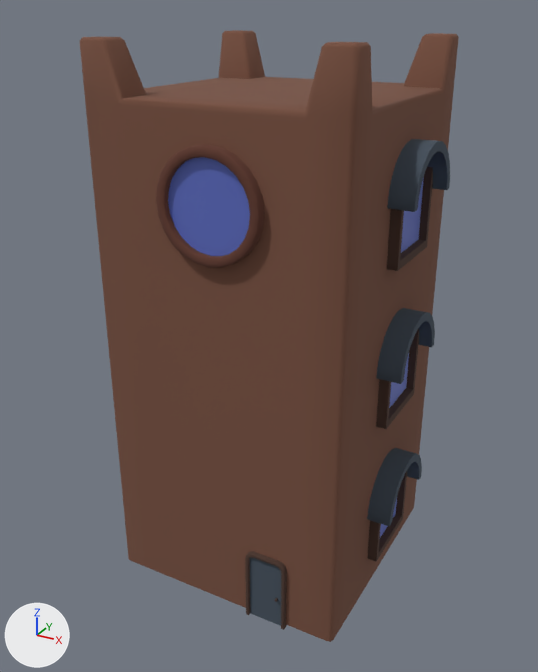
The FBX model Assets/models/Village/BuildingCluster_b03.fbx, before and after one commit.
Both versions are drawn from a 50 mm lens placed at (8.85, -14.39, 14.28), pointed at (0.31, 1.13, 6.52). The axes (+X, +Y, +Z) are drawn at lower left. The lights are the same throughout. Where no turn or scale is listed for an object, it has been applied to the vertices. Vertices at the same position are counted once.

The scene before the commit, as lines of its bpy script (objects in view):
```python
me_cube_038 = bpy.data.meshes.new('Cube.038')
me_cube_038.from_pydata(...)  # 1034 vertices, 921 faces; spans x -2.8..4.14, y -1.8..4.77, z -0.08..13.73
# faces by material slot: [146, 121, 13, 198, 276, 165, 2]
me_cube_038.materials.append(mat_buildingbasemat)  # brown #77503f
me_cube_038.materials.append(mat_buildingaccent_01)  # brown #623a2e
me_cube_038.materials.append(mat_window)  # blue #5c6bc1
me_cube_038.materials.append(mat_wood)  # brown #4c362d
me_cube_038.materials.append(mat_blue)  # dark blue #44505d
me_cube_038.materials.append(mat_wood_006)  # brown #4c362d
me_cube_038.materials.append(mat_blue_003)  # dark blue #44505d
ob_base_003 = bpy.data.objects.new('base.003', me_cube_038)
ob_base_003.location = (0.0, 0.0, 0.0)
```
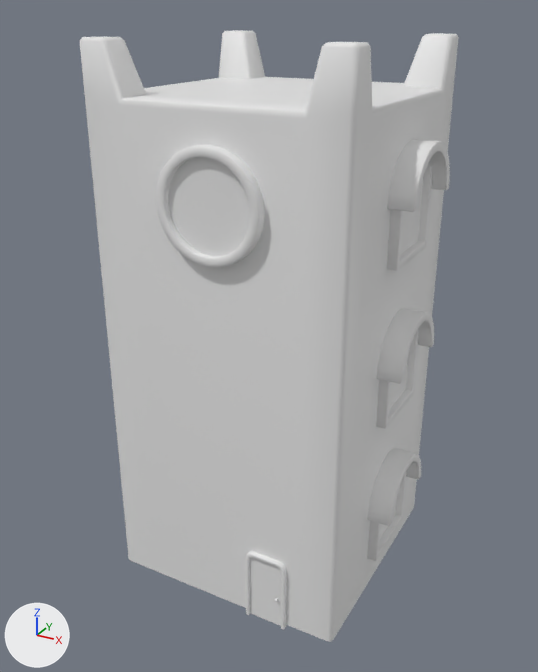
What differs and where, as boxes (x1, y1, x2, y2) in the pictures (538 x 672 px; the box of a moved part takes in the faces that stretch with it):
part 1 of me_cube_038, added: after (368, 471, 407, 561)
part 2 of me_cube_038, added: after (376, 329, 419, 429)
part 3 of me_cube_038, added: after (387, 166, 432, 271)
part 4 of me_cube_038, cut back: before (250, 308, 435, 626); after (367, 308, 432, 526)
part 5 of me_cube_038, moved or reshaped: before (387, 139, 450, 271); after (387, 140, 450, 212)
part 6 of me_cube_038, recoloured (brown to white): (80, 30, 459, 642) in both
part 7 of me_cube_038, recoloured (brown to white): (156, 144, 265, 268) in both
part 8 of me_cube_038, recoloured (blue to white): (168, 157, 423, 538) in both
part 9 of me_cube_038, recoloured: (389, 313, 434, 526) in both
part 10 of me_cube_038, recoloured (brown to white): (245, 551, 287, 630) in both

What the commit changed:
Material 'Bui,dingTallWindows' (mat_bui_dingtallwindows) is new.
Its base color is (0.8, 0.8, 0.8) (white #e7e7e7).
me_cube_038 is used by ob_base_003; location (0.0, 0.0, 0.0).
me_cube_038 had 1034 vertices, 921 faces and spanned x -2.8..4.14, y -1.8..4.77, z -0.08..13.73.
me_cube_038 no longer uses material mat_wood (brown #4c362d).
me_cube_038 no longer uses material mat_blue_003 (dark blue #44505d).
me_cube_038 now has 897 vertices, 725 faces and spans x -2.8..4.14, y -1.8..4.77, z -0.08..13.73.
me_cube_038 part 1: a new loose piece of 36 vertices spanning x 3.39..3.79, y 0.64..2.73, z 0.95..3.02, in mat_bui_dingtallwindows (white #e7e7e7).
me_cube_038 part 2: a new loose piece of 36 vertices spanning x 3.39..3.79, y 0.64..2.73, z 4.97..7.04, in mat_bui_dingtallwindows (white #e7e7e7).
me_cube_038 part 3: a new loose piece of 36 vertices spanning x 3.39..3.79, y 0.64..2.73, z 8.99..11.06, in mat_bui_dingtallwindows (white #e7e7e7).
me_cube_038 part 4: 71 vertices moved from x 3.21..4.14, y 0.42..2.93, z 2.37..7.65 to x 3.39..4.14, y 0.42..2.93, z 2.36..7.65; 235 vertices removed from x -2.08..4.14, y -1.69..4.08, z -0.08..7.65; 68 vertices added at x 3.39..4.14, y 0.42..2.95, z 2.36..7.64.
me_cube_038 part 5: 1 vertex moved within x 4.14, y 0.66, z 10.68; 162 vertices removed from x 3.21..4.14, y 0.42..2.95, z 8.99..11.67; 84 vertices added at x 3.39..4.14, y 0.42..2.95, z 10.39..11.66.
me_cube_038 part 6: 137 faces spanning x -2.8..3.55, y -1.57..4.77, z 0.0..13.73 switch from mat_buildingbasemat (brown #77503f) to mat_bui_dingtallwindows (white #e7e7e7).
me_cube_038 part 7: 120 faces spanning x -0.83..1.7, y -1.8..-1.5, z 9.25..11.78 switch from mat_buildingaccent_01 (brown #623a2e) to mat_bui_dingtallwindows (white #e7e7e7).
me_cube_038 part 8: 13 faces spanning x -0.61..3.61, y -1.65..2.63, z 1.12..11.56 switch from mat_window (blue #5c6bc1) to mat_bui_dingtallwindows (white #e7e7e7).
me_cube_038 part 9: 68 faces spanning x 4.12..4.14, y 0.42..2.93, z 2.39..7.65 switch from mat_blue (dark blue #44505d) to mat_bui_dingtallwindows (white #e7e7e7).
me_cube_038 part 10: 152 faces spanning x 1.17..2.29, y -1.7..-1.53, z -0.08..1.94 switch from mat_wood_006 (brown #4c362d) to mat_bui_dingtallwindows (white #e7e7e7).
